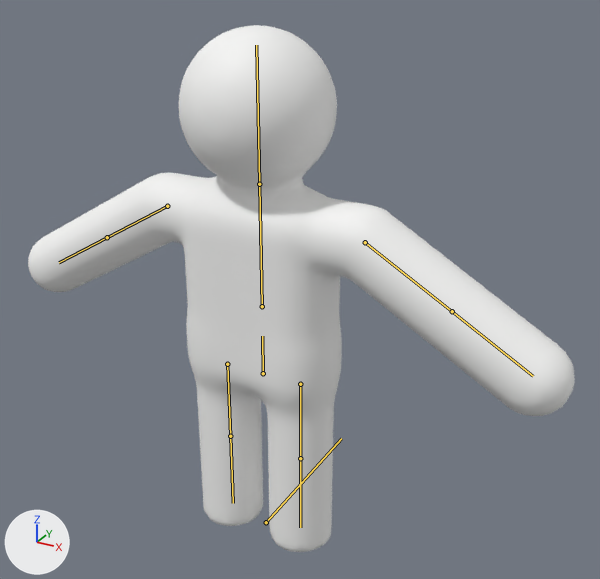
The glTF model assets/character.glb, before and after one commit.
Both versions are drawn from a camera (50 mm lens) standing at (1.45, -2.34, 2.25) and looking at (0.2, -0.08, 1.12). Arrows for +X, +Y and +Z are at lower left; the lights stay in place. The picture after the commit comes second. The bones that change, and the others that lie on the model, are drawn over the model as lines.

Objects in the first picture: 'Character'.
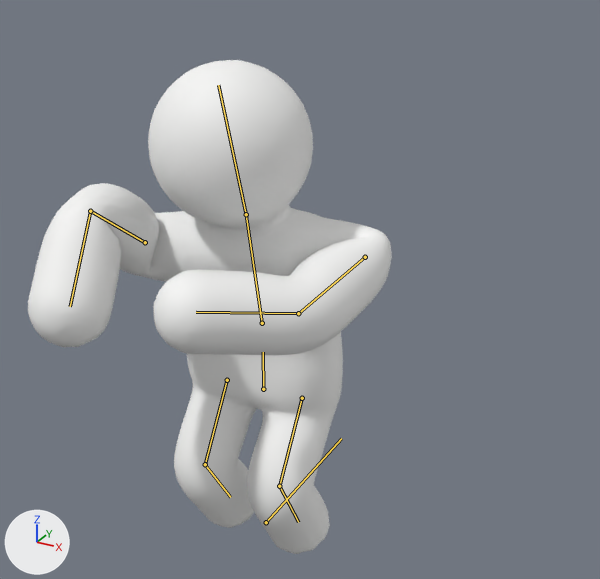
The newer file adds an action. The first version stands in its rest pose; the second is drawn at frame 11 of the action 'Cast'.

Location of each change, (x1, y1, x2, y2) in pixels of the pictures (600 x 579 px):
'Character', posed (33% narrower, 6% shorter): before (28, 25, 575, 552); after (28, 60, 392, 554)
bone 'hips', root to tip: before (263, 373) to (262, 336); after (263, 389) to (263, 352)
bone 'spine', root to tip: before (262, 306) to (259, 184); after (262, 323) to (246, 214)
bone 'head', root to tip: before (259, 184) to (256, 45); after (246, 214) to (218, 85)
bone 'upper_arm.L', root to tip: before (365, 242) to (452, 311); after (365, 257) to (298, 313)
bone 'forearm.L', root to tip: before (452, 311) to (533, 376); after (298, 313) to (196, 312)
bone 'upper_arm.R', root to tip: before (167, 206) to (107, 237); after (145, 242) to (90, 211)
bone 'forearm.R', root to tip: before (107, 237) to (59, 262); after (90, 211) to (70, 306)
bone 'thigh.L', root to tip: before (300, 384) to (300, 458); after (302, 398) to (279, 486)
bone 'shin.L', root to tip: before (300, 458) to (300, 527); after (279, 486) to (298, 522)
bone 'thigh.R', root to tip: before (227, 364) to (230, 436); after (227, 380) to (205, 464)
bone 'shin.R', root to tip: before (230, 436) to (233, 503); after (205, 464) to (230, 497)

The edits, one by one:
Bone 'hips' (bone_hips) moves from (0.0, 0.0, 0.0) to (0.0, -0.067, 0.0).
Bone 'hips' (bone_hips) turns from (0, 0, 0) to (0, 4, 0) degrees about its own x, y and z.
Bone 'spine' (bone_spine) turns from (0, 0, 0) to (13, 9, 2) degrees about its own x, y and z.
Bone 'head' (bone_head) turns from (0, 0, 0) to (1, -11, 2) degrees about its own x, y and z.
Bone 'upper_arm.L' (bone_upper_arm_l) turns from (0, 0, 0) to (107, 16, -12) degrees about its own x, y and z.
Bone 'forearm.L' (bone_forearm_l) turns from (0, 0, 0) to (38, 3, -10) degrees about its own x, y and z.
Bone 'upper_arm.R' (bone_upper_arm_r) turns from (0, 0, 0) to (61, 41, -65) degrees about its own x, y and z.
Bone 'forearm.R' (bone_forearm_r) turns from (0, 0, 0) to (52, 53, 128) degrees about its own x, y and z.
Bone 'thigh.L' (bone_thigh_l) turns from (0, 0, 0) to (36, 0, 0) degrees about its own x, y and z.
Bone 'shin.L' (bone_shin_l) turns from (0, 0, 0) to (-66, 0, 0) degrees about its own x, y and z.
Bone 'thigh.R' (bone_thigh_r) turns from (0, 0, 0) to (35, 0, 0) degrees about its own x, y and z.
Bone 'shin.R' (bone_shin_r) turns from (0, 0, 0) to (-68, 0, 0) degrees about its own x, y and z.
